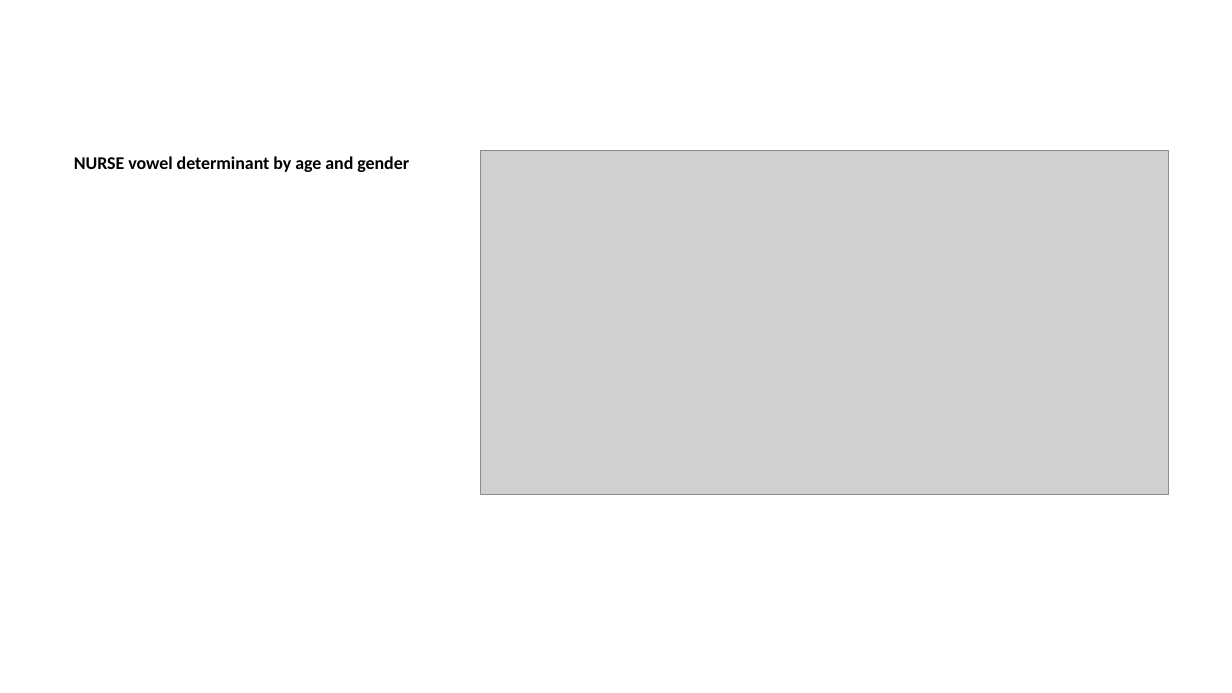
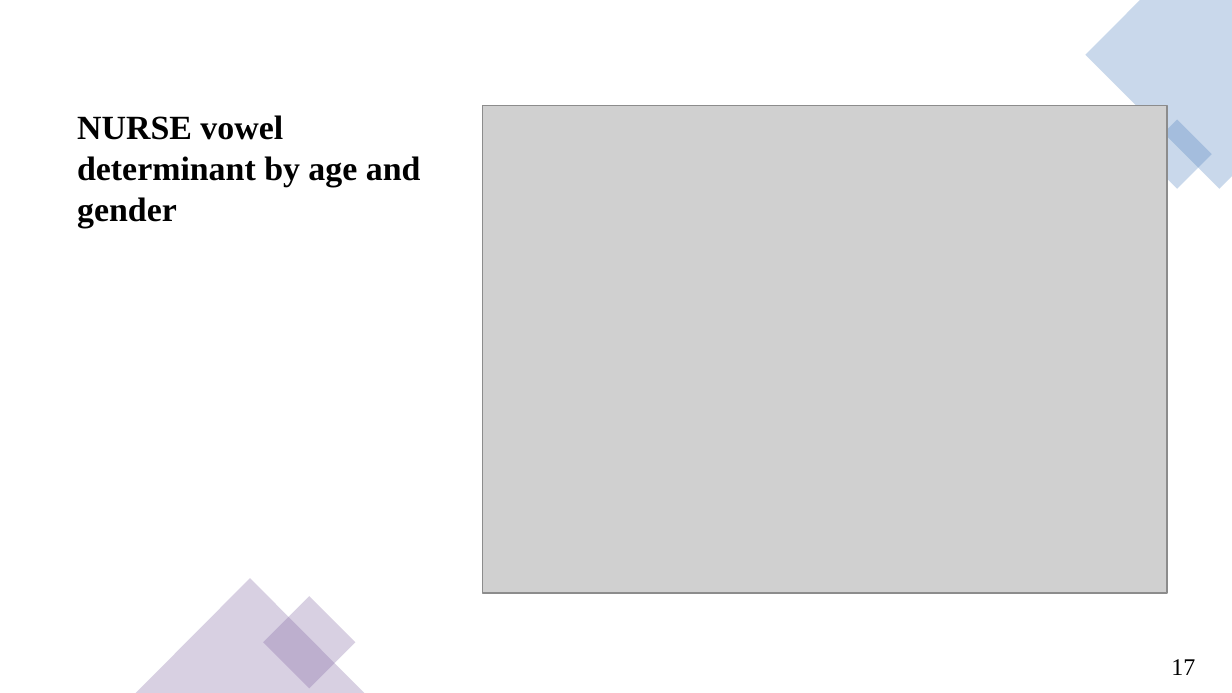
Before and after one commit to ClassOrg-Data-Sci-2024/Computational-mapping-of-NURSE-vowels-in-NE, a slide deck: slide 17 of Presentation.pptx (slide 19 before the commit). Drawn at 1232x693 pixels with LibreOffice and Linux fonts; fonts in the diff are those of the drawing; grey boxes stand for pictures. Boxes give left, top, right and bottom in pixels: in the first picture for what was removed or moved away, otherwise in the second. Text is boxed around its words. In the diff, an @@ line names an element or a change of style, - is before the commit and + after.

```diff
--- a/Presentation.pptx
+++ b/Presentation.pptx
@@ freeform shape added at (x1=1085, y1=0, x2=1232, y2=189), fill #4F81BD at 30% opacity @@
@@ text "NURSE vowel determinant by age ..." moved from (x1=74, y1=156, x2=409, y2=172) to (x1=77, y1=115, x2=421, y2=228) @@
@@ text "NURSE vowel determinant by age ..." at (x1=77, y1=115, x2=421, y2=228): size 10.5 to 19.8 pt, font Calibri to Times New Roman @@
@@ picture resized from (x1=480, y1=150, x2=1168, y2=494) to (x1=482, y1=106, x2=1167, y2=594) @@
@@ rectangle added at (x1=1143, y1=119, x2=1213, y2=189), fill #4F81BD at 30% opacity @@
@@ triangle added at (x1=136, y1=578, x2=365, y2=692), fill #8064A2 at 30% opacity @@
@@ rectangle added at (x1=264, y1=596, x2=356, y2=689), fill #8064A2 at 30% opacity @@
@@ text added at (x1=1171, y1=659, x2=1195, y2=675), 14 pt, text #000000 @@
+17
```
Also in this commit, not shown: 22 other slides changed, 1 slide added, 6 slides removed.
